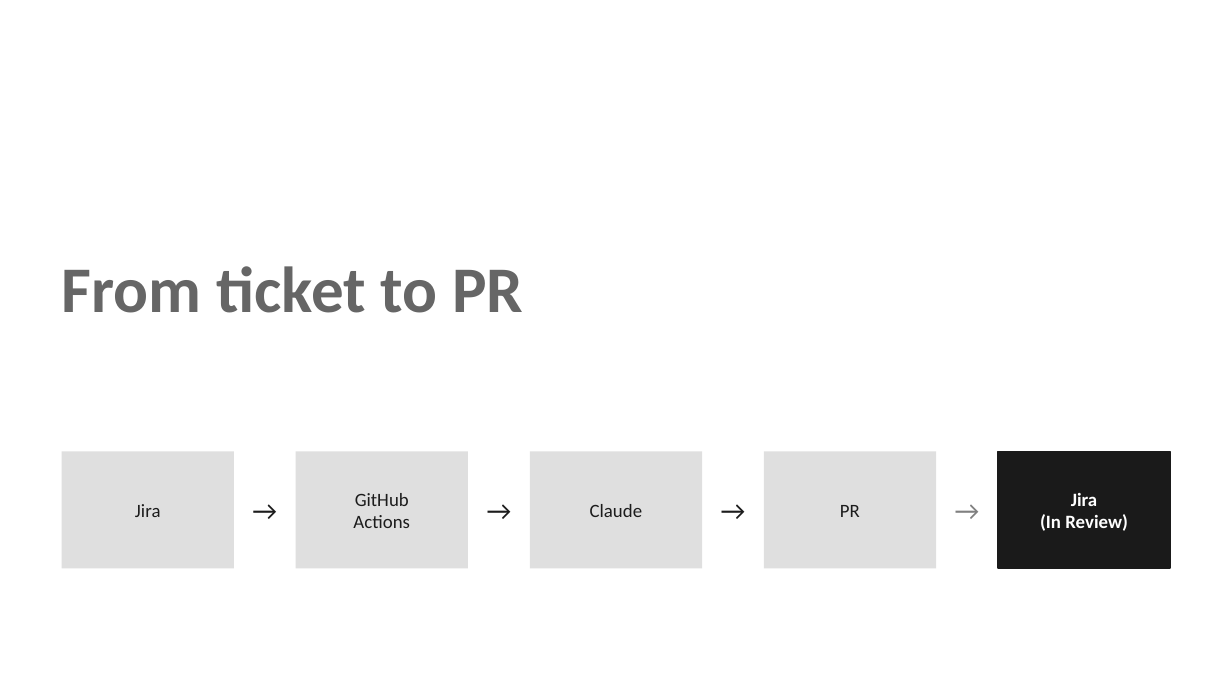
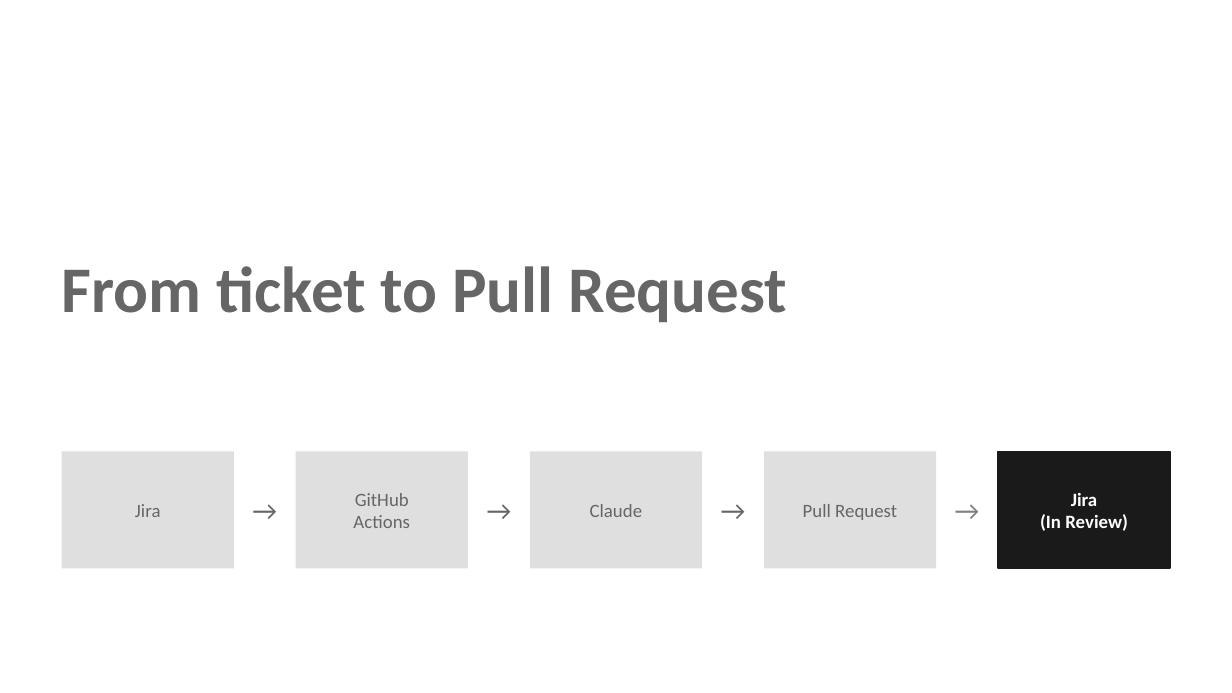
Before and after one commit to smsilva/wasp-agent, a slide deck: slide 12 of docs/presentations/2026-06-15-jira-coding-agent.pptx. Drawn at 1232x693 pixels with LibreOffice and Linux fonts; fonts in the diff are those of the drawing; background and template pictures are left out. Boxes give left, top, right and bottom in pixels: in the first picture for what was removed or moved away, otherwise in the second. Text is boxed around its words. In the diff, an @@ line names an element or a change of style, - is before the commit and + after.

```diff
--- a/docs/presentations/2026-06-15-jira-coding-agent.pptx
+++ b/docs/presentations/2026-06-15-jira-coding-agent.pptx
@@ text at box(62, 266, 787, 322): text changed @@
-From ticket to PR
+From ticket to Pull Request
@@ text colour #1C1C1C to #666666 in 6 elements at box(135, 504, 161, 517), box(353, 493, 410, 528), box(590, 504, 643, 517), box(234, 451, 296, 568), box(468, 451, 530, 568), box(702, 451, 764, 568) @@
@@ text at box(803, 504, 897, 520): text changed; text colour #1C1C1C to #666666 @@
-PR
+Pull Request
```
Also in this commit, not shown: 19 other slides changed.
